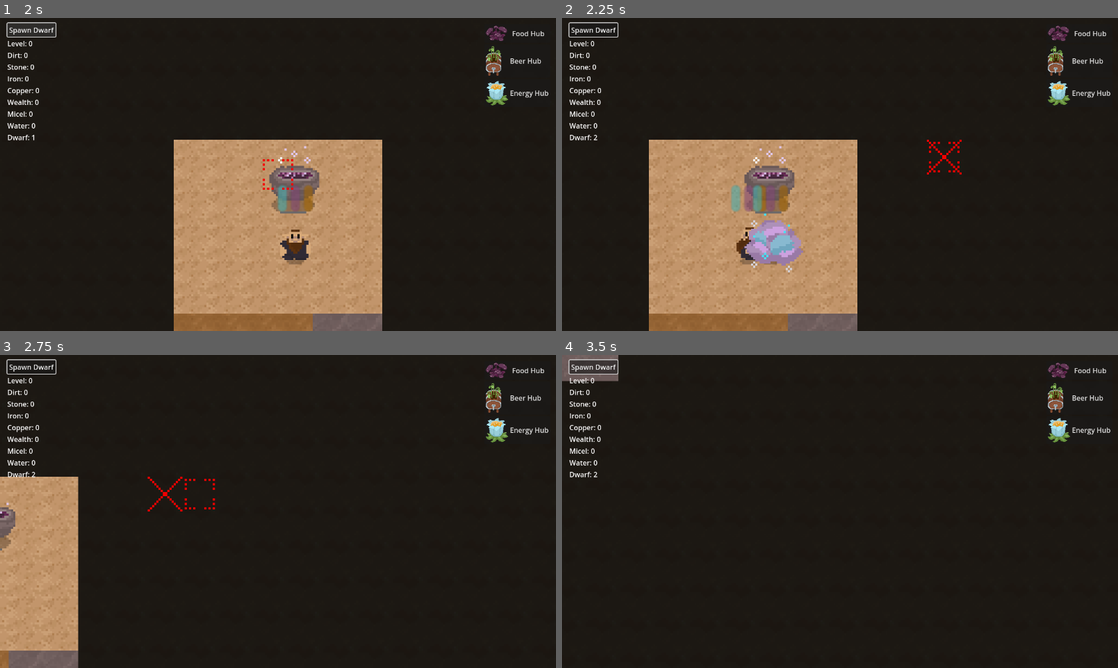
Above: before the commit, frames 1-4 (two rows, left to right).
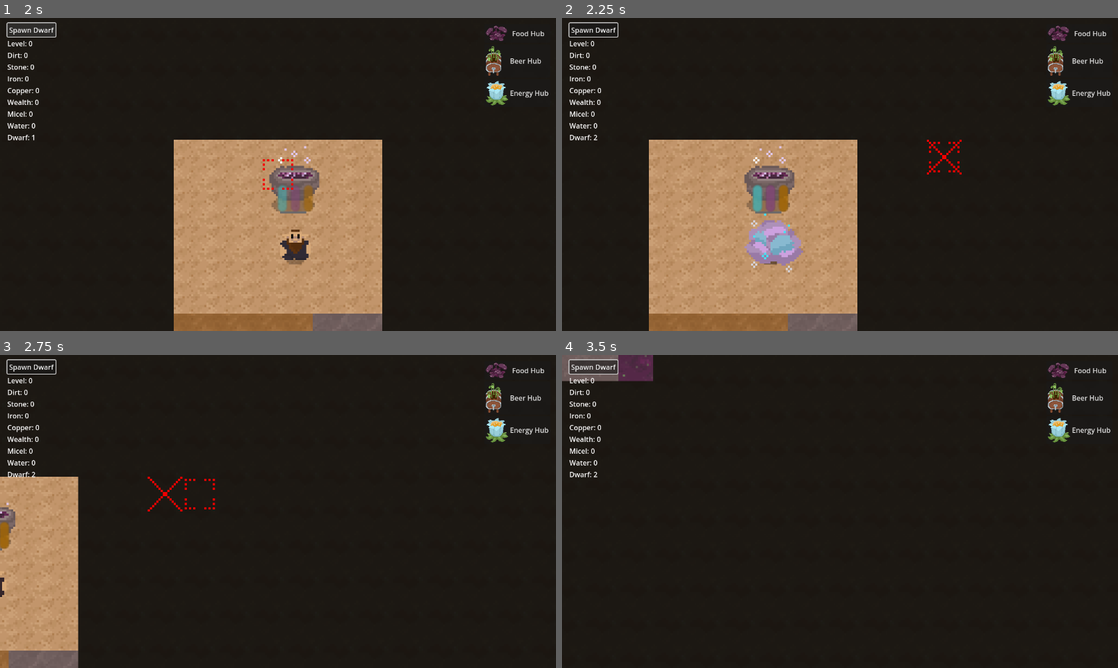
Above: after the commit, the same moments.

Repository: themoonforge/evergrove
Game: Godot game, scene res://main_menu/MainMenu.tscn
Same seed, same stepped clock (60 frames per second), same inputs: the game is played once before the commit and once after it.
Inputs (mouse positions are in pixels of both pictures, inside the frame that each line leads up to):
- Up to frame 1 (2 s): click "Start" at 0.5 s; click "Spawn Dwarf" at 1.25 s
- Up to frame 2 (2.25 s): tap Enter at 2 s; move the mouse to (962, 158) at 2.02 s; hold Right (ui_right) from 2.03 s (still down); tap G at 2.1 s; click (962, 158) at 2.17 s
- Up to frame 3 (2.75 s): keep holding Right (ui_right)
- Up to frame 4 (3.5 s): move the mouse to (728, 527) at 2.77 s; release Right (ui_right) at 2.78 s; hold Down (ui_down) from 2.78 s (still down); tap Q at 2.85 s

Frame 1 is identical in both runs. In frame 2, 0.6% of the frame differs, in the area x 30-41%, y 53-79%; in frame 3, 0.2%; in frame 4, 0.5%.

Commit message:
DIE dwarf DIE!!!

Diff:
--- a/evergrove/AI/agent.gd
+++ b/evergrove/AI/agent.gd
@@ -50,6 +50,10 @@
 var starving_mode: bool = false
 
 var dwarf: Dwarf
+
+var ticks_in_starving_mode = 0
+
+const MAX_TICKS_IN_STARVING_MODE = 50
 
 func set_recharge_energy_queued(value:bool) -> void:
 	recharge_energy_queued = value
@@ -320,12 +324,26 @@
 							set_recharge_beer_queued(false)
 							set_zero_beer_mode(false)
 
+# return true if dwarf is dieing
+func evaluate_starving_mode() -> bool:
+	if starving_mode:
+		ticks_in_starving_mode += 1
+		if ticks_in_starving_mode >= MAX_TICKS_IN_STARVING_MODE:
+			ai_globals.disconnect("PROCESS_TICK", _on_ai_tick)
+			ai_globals.AGENT_DIE.emit(self)
+			dwarf.die_dwarf()
+			return true
+	else:
+		ticks_in_starving_mode = 0
+	return false
+
 func _on_ai_tick():
 	#print("Agent %s processing tick" % [self.name])
 	evaluate_consumtion()
 	evaluate_private_needs()
 	evaluate_zero_modes()
-
+	if evaluate_starving_mode():
+		return
 	# get task if agent queue is empty
 	if tasks.is_empty():
 		#print("Agent "+str(self)+" task queue empty")
--- a/evergrove/AI/ai_globals.gd
+++ b/evergrove/AI/ai_globals.gd
@@ -8,6 +8,7 @@
 }
 
 signal AGENT_CREATED(agent: Agent)
+signal AGENT_DIE(agent: Agent)
 signal PROCESS_TICK()
 signal AGENT_WITHOUT_TASK(agent:Agent)
 signal AGENT_NO_LONGER_TASKLESS(agent:Agent)
--- a/evergrove/AI/hivemind.gd
+++ b/evergrove/AI/hivemind.gd
@@ -12,6 +12,7 @@
 func _ready() -> void:
 	# subscribe to events
 	ai_globals.connect("AGENT_CREATED", _on_agent_created)
+	ai_globals.connect("AGENT_DIE", _on_agent_died)
 	ai_globals.connect("AGENT_WITHOUT_TASK", _on_agent_without_task)
 	ai_globals.connect("AGENT_NO_LONGER_TASKLESS", _remove_taskless_agent)
 	add_child(AI_Timer.new())
@@ -22,8 +23,12 @@
 	print("Registered agent " + str(agent.name) + " at hivemind")
 	agents.append(agent)
 	# debug: random movement task without layer change
-	task_queue.append(Task.create(ai_globals.TASK_TYPE.MOVE_TO,"Move to random position", 0, ai_globals.Location.create(Vector2i(randi_range(-10,10),randi_range(-10,10)), 0)))
-	print("Added random move task to hivemind queue")
+	#task_queue.append(Task.create(ai_globals.TASK_TYPE.MOVE_TO,"Move to random position", 0, ai_globals.Location.create(Vector2i(randi_range(-10,10),randi_range(-10,10)), 0)))
+	#print("Added random move task to hivemind queue")
+
+func _on_agent_died(agent: Agent):
+	print("Deregistered agent " + str(agent.name) + " at hivemind")
+	agents.erase(agent)
 
 # TODO: create registry of unemployed agents
 # TODO: create signal and slot for deregistering taskless agents, so they can remove their entry if e.g. they go to bed or do another personal needs task instead
--- a/evergrove/dwarf/Dwarf.tscn
+++ b/evergrove/dwarf/Dwarf.tscn
@@ -53,13 +53,13 @@
 [ext_resource type="Texture2D" uid="uid://cp3en7jmnsof0" path="res://dwarf/thicc/clothing/base_back1.png" id="51_2lvc8"]
 [ext_resource type="Texture2D" uid="uid://h1idmsb2ertm" path="res://dwarf/light.png" id="51_d1oub"]
 [ext_resource type="Texture2D" uid="uid://jp56uc3l0g6q" path="res://dwarf/beer/beer1.png" id="51_epq61"]
-[ext_resource type="Texture2D" uid="uid://inm3k1w0cnk" path="res://dwarf/dust/dust1.png" id="51_odk3u"]
+[ext_resource type="Texture2D" uid="uid://inm3k1w0cnk" path="res://dust1.png" id="51_odk3u"]
 [ext_resource type="Texture2D" uid="uid://dkpx0sf18yr8c" path="res://dwarf/thicc/clothing/base_back2.png" id="52_0khjb"]
 [ext_resource type="Texture2D" uid="uid://dtp6gtdaufklt" path="res://dwarf/beer/beer2.png" id="52_8lj4m"]
 [ext_resource type="Texture2D" uid="uid://cvjnd6ve7kkt2" path="res://placeholder.png" id="52_hkdl5"]
-[ext_resource type="Texture2D" uid="uid://bisjwwocnk0ic" path="res://dwarf/dust/dust2.png" id="52_hp4v7"]
+[ext_resource type="Texture2D" uid="uid://bisjwwocnk0ic" path="res://dust2.png" id="52_hp4v7"]
 [ext_resource type="Texture2D" uid="uid://b6jkkm4lent4" path="res://dwarf/food/food1.png" id="53_tupv2"]
-[ext_resource type="Texture2D" uid="uid://wlufure3rfcb" path="res://dwarf/dust/dust3.png" id="53_v265o"]
+[ext_resource type="Texture2D" uid="uid://wlufure3rfcb" path="res://dust3.png" id="53_v265o"]
 [ext_resource type="Texture2D" uid="uid://1x068vkshg8l" path="res://dwarf/thicc/clothing/base_front1.png" id="53_yg6tq"]
 [ext_resource type="Texture2D" uid="uid://cocq3eyna4ea7" path="res://dwarf/food/food2.png" id="54_2ggct"]
 [ext_resource type="Texture2D" uid="uid://u2spnixhjkrb" path="res://dwarf/thicc/clothing/base_front2.png" id="54_wmia4"]
@@ -928,6 +928,23 @@
 }, {
 "frames": [{
 "duration": 1.0,
+"texture": ExtResource("51_odk3u")
+}, {
+"duration": 1.0,
+"texture": ExtResource("52_hp4v7")
+}, {
+"duration": 1.0,
+"texture": ExtResource("53_v265o")
+}, {
+"duration": 1.0,
+"texture": ExtResource("52_hkdl5")
+}],
+"loop": false,
+"name": &"death_effect",
+"speed": 5.0
+}, {
+"frames": [{
+"duration": 1.0,
 "texture": ExtResource("52_hkdl5")
 }],
 "loop": true,
@@ -1061,9 +1078,7 @@
 z_index = 1
 position = Vector2(1, 27)
 sprite_frames = SubResource("SpriteFrames_nmf58")
-animation = &"spawn_effect"
-frame = 2
-frame_progress = 1.0
+animation = &"death_effect"
 offset = Vector2(0, -27)
 
 [node name="EnergyBar" type="ProgressBar" parent="."]
--- a/evergrove/dwarf/dwarf.gd
+++ b/evergrove/dwarf/dwarf.gd
@@ -59,6 +59,7 @@
 const building_effect = "building_effect"
 
 const spawn_effect = "spawn_effect"
+const death_effect = "death_effect"
 
 @export var type: DwarfType
 @export var skin: DwarfSkin
@@ -83,6 +84,14 @@
 }
 
 @export var action_effect_animator_position: Vector2
+
+func die_dwarf() -> void:
+	action_effect_animator.position = action_effect_animator_position + Vector2(0, -Utils.TILE_SIZE_HALF)
+	var callback = func():
+		game_state.dec_dwarfs(1)
+		self.queue_free()
+	action_effect_animator.connect("animation_finished", callback)
+	play_animation(action_effect_animator, death_effect)
 
 func show_bars(value: bool) -> void:
 	energy_bar.visible = value
--- a/evergrove/game_state.gd
+++ b/evergrove/game_state.gd
@@ -139,6 +139,9 @@
 func inc_dwarfs(amount: int) -> void:
 	_set_dwarfs(dwarfs + amount)
 
+func dec_dwarfs(amount: int) -> void:
+	_set_dwarfs(dwarfs - amount)
+
 # Called when the node enters the scene tree for the first time.
 func _ready() -> void:
 	_set_coal(0)
Renamed: evergrove/dwarf/dust/dust1.png -> evergrove/dust1.png
Not shown, changed: evergrove/dust1.png.import
Renamed: evergrove/dwarf/dust/dust2.png -> evergrove/dust2.png
Not shown, changed: evergrove/dust2.png.import
Renamed: evergrove/dwarf/dust/dust3.png -> evergrove/dust3.png
Not shown, changed: evergrove/dust3.png.import
